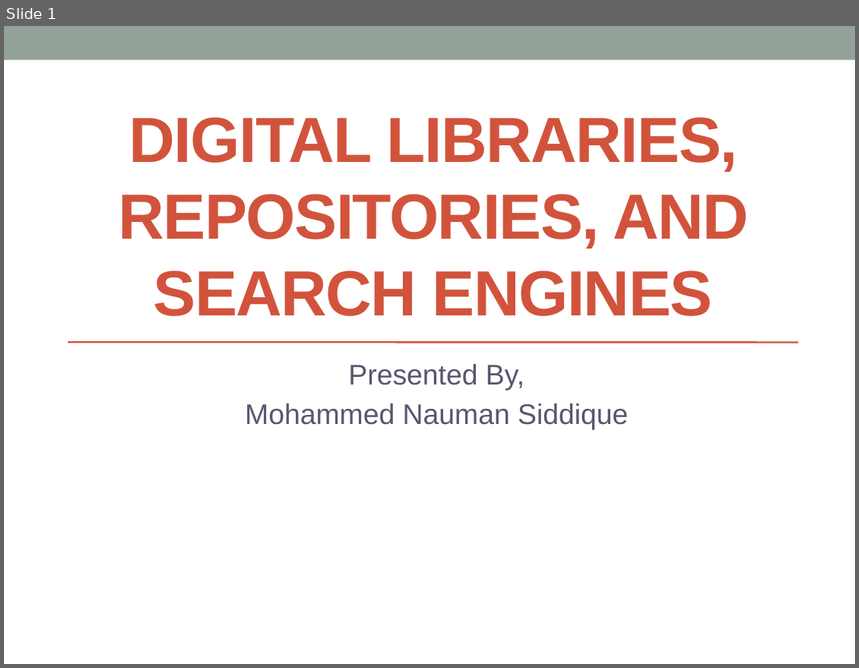
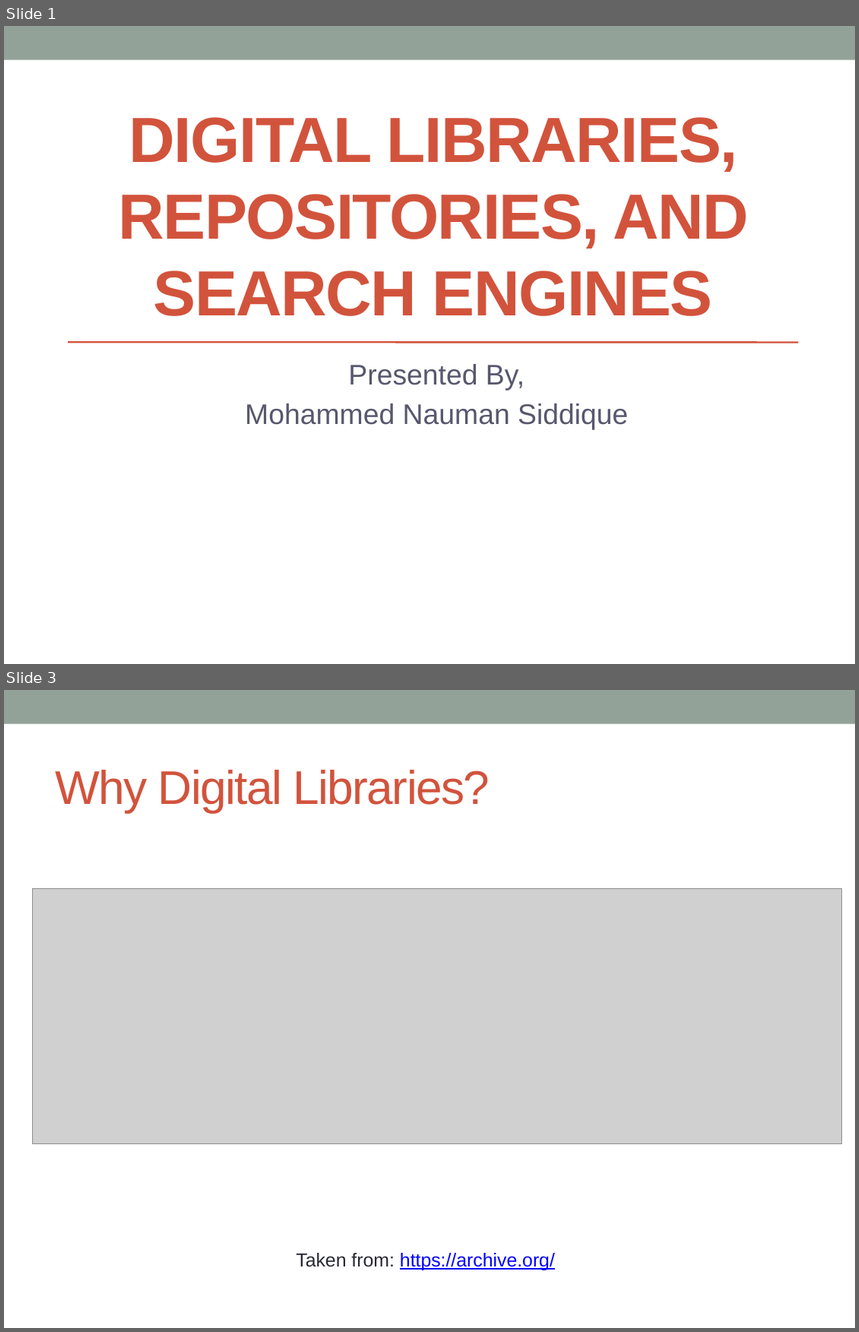
Before and after one commit to naumansiddiqui4/Mining-Scholarly-Big-Data, a slide deck: Digital libraries, repositories, and search engines.pptx. Shown one above the other, each under a label of ours: slide 1 before the commit, slides 1 and 3 after it; the slides between them are not shown. The pictures are 859x668 and 859x1332 pixels, drawn with LibreOffice and Linux fonts; fonts in the diff are those of the drawing; grey boxes stand for pictures. Boxes give left, top, right and bottom in pixels: in the first picture for what was removed or moved away, otherwise in the second. Text is boxed around its words. In the diff, an @@ line names an element or a change of style, - is before the commit and + after.

```diff
--- a/Digital libraries, repositories, and search engines.pptx
+++ b/Digital libraries, repositories, and search engines.pptx
@@ slide 3 added at [4,690,855,1328], background #FFFFFF; not listed: 1 template element that a slide beside it also shows @@
@@ title added at [55,770,490,813], 40 pt, text #D2533C @@
+Why Digital Libraries?
@@ picture added at [32,888,842,1144] @@
@@ text added at [296,1253,555,1271], 16 pt, text #0000FF, underline @@
+Taken from: https://archive.org/
```
Also in this commit, not shown: 3 slides changed, 22 other slides added, 2 slides removed.
